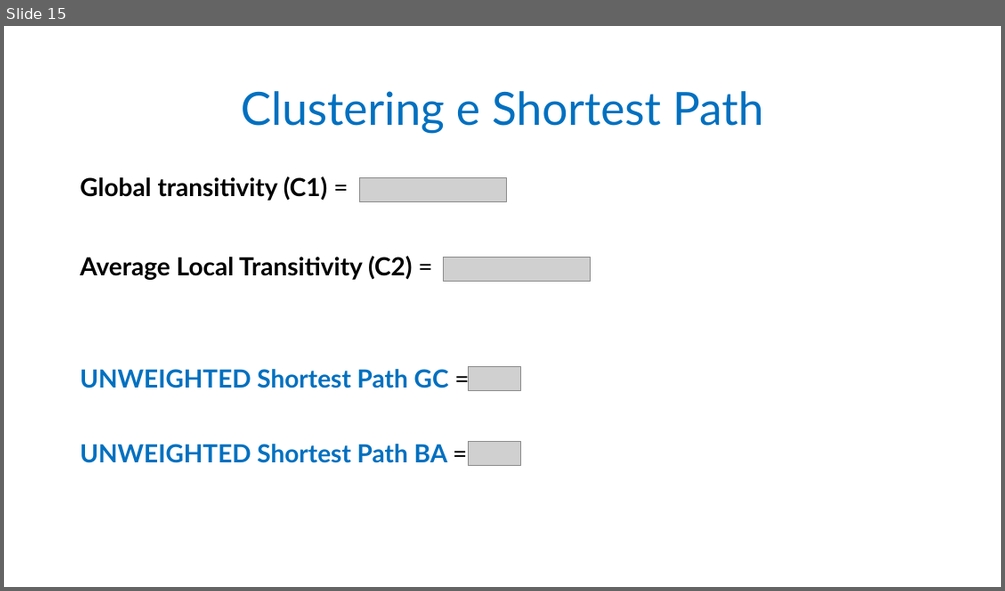
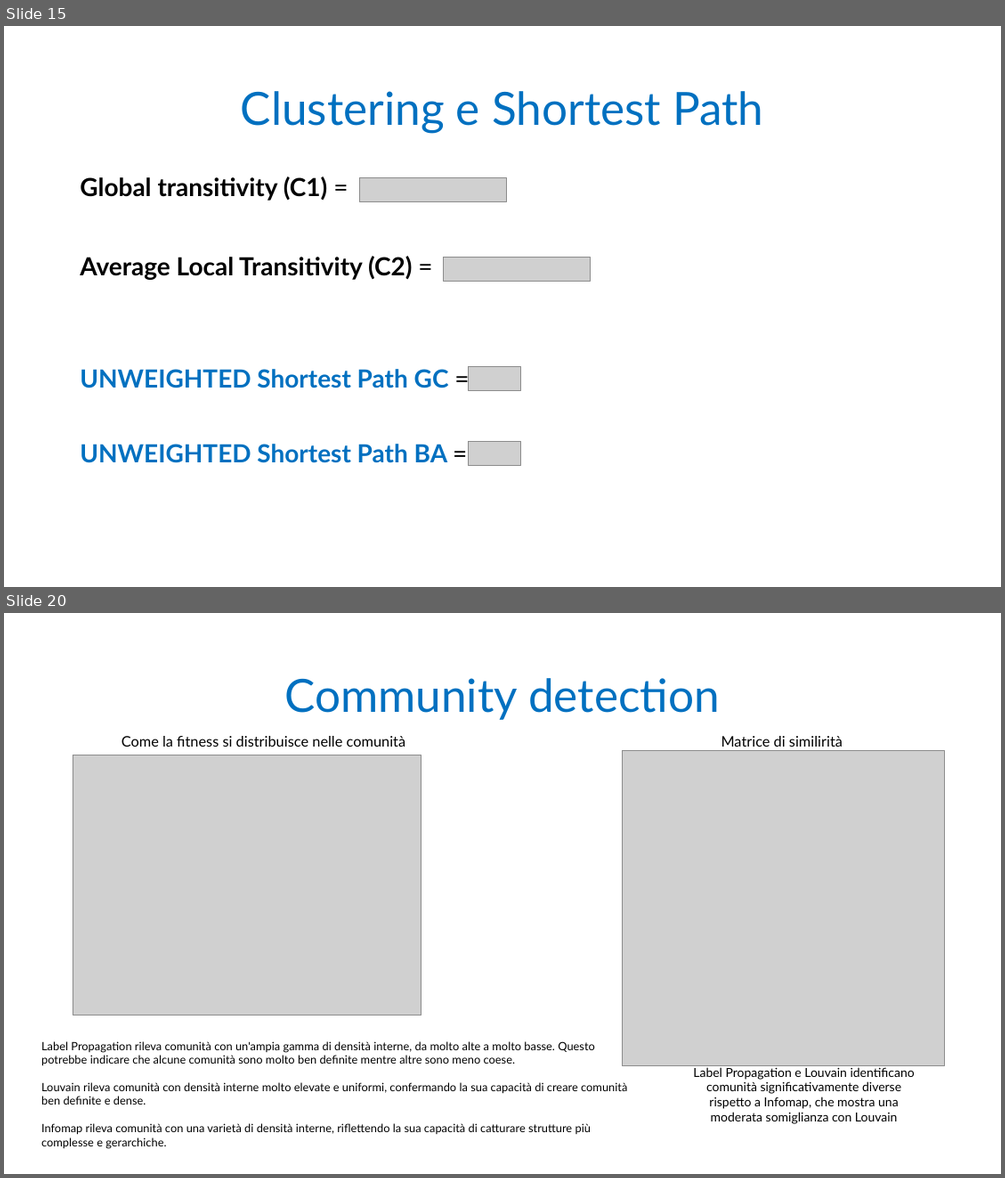
Before and after one commit to AntonioDonnangelo/SNA, a slide deck: Presentation_Group_6.pptx. Shown one above the other, each under a label of ours: slide 15 before the commit, slides 15 and 20 after it; the slides between them are not shown. The pictures are 1005x591 and 1005x1178 pixels, drawn with LibreOffice and Linux fonts; fonts in the diff are those of the drawing; grey boxes stand for pictures. Boxes give left, top, right and bottom in pixels: in the first picture for what was removed or moved away, otherwise in the second. Text is boxed around its words. In the diff, an @@ line names an element or a change of style, - is before the commit and + after.

Commit message:
Aggiornata presentazione comm detection

```diff
--- a/Presentation_Group_6.pptx
+++ b/Presentation_Group_6.pptx
@@ slide 20 added at (4, 613, 1001, 1174), background #FFFFFF @@
@@ title added at (284, 678, 720, 720), 44 pt, text #0070C0 @@
+Community detection
@@ text added at (121, 736, 406, 747), 14 pt, text #000000 @@
+Come la fitness si distribuisce nelle comunità
@@ text added at (721, 736, 842, 747), 14 pt, text #000000 @@
+Matrice di similirità
@@ picture added at (73, 755, 422, 1014) @@
@@ picture added at (622, 751, 944, 1066) @@
@@ text added at (41, 1041, 627, 1149), 11 pt, text #000000 @@
+Label Propagation rileva comunità con un'ampia gamma di densità interne, da molto alte a molto basse. Questo potrebbe indicare che alcune comunità sono molto ben definite mentre altre sono meno coese.
+Louvain rileva comunità con densità interne molto elevate e uniformi, confermando la sua capacità di creare comunità ben definite e dense.
+Infomap rileva comunità con una varietà di densità interne, riflettendo la sua capacità di catturare strutture più complesse e gerarchiche.
@@ text added at (693, 1065, 914, 1124), 12 pt, text #000000 @@
+Label Propagation e Louvain identificano comunità significativamente diverse rispetto a Infomap, che mostra una moderata somiglianza con Louvain
```
Also in this commit, not shown: 4 other slides added, 1 other file.
